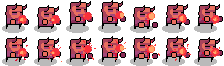
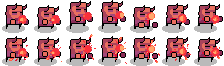
Revision of a layered 224x66 image; what changed, layer by layer:
renamed "Layer 6" to "charge", painted on it over [9, 34, 220, 64]
painted on "Layer 1 copy 3" over [43, 42, 205, 51]
